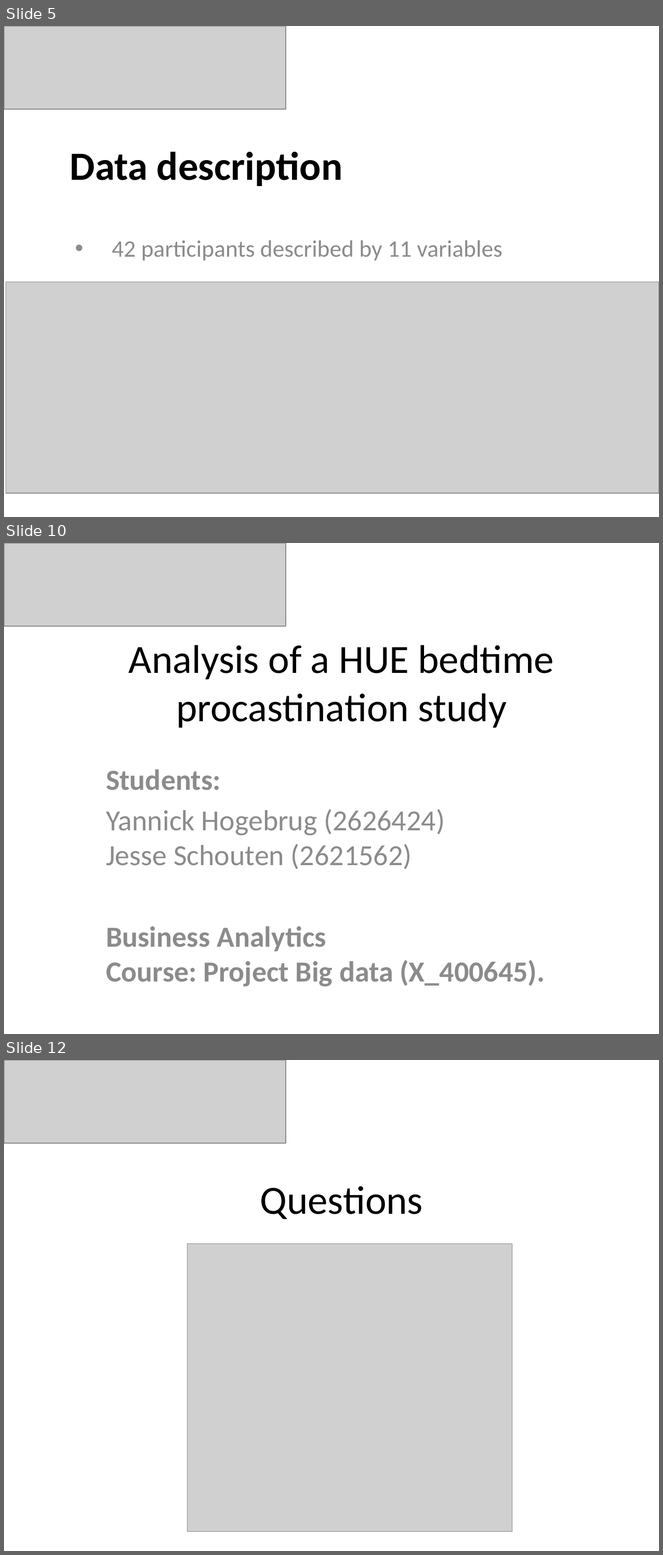
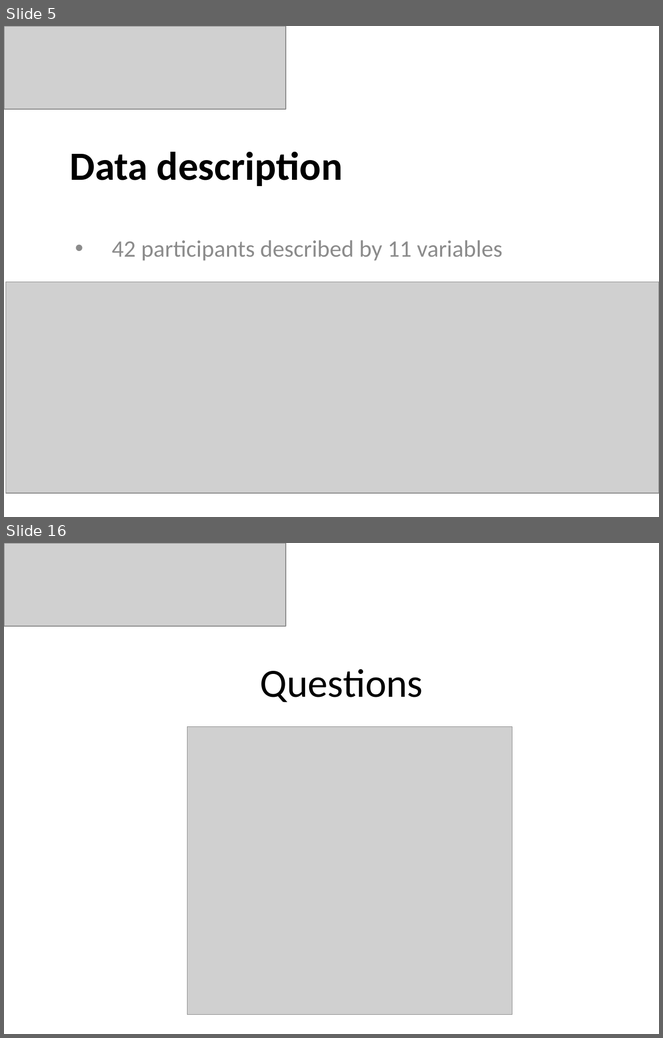
Before and after one commit to JesseSchouten/Project_Big_Data, a slide deck: Report/Presentation.pptx. Shown one above the other, each under a label of ours: slides 5, 10 and 12 before the commit, slides 5 and 16 after it; the slides between them are not shown. The pictures are 663x1555 and 663x1038 pixels, drawn with LibreOffice and Linux fonts; fonts in the diff are those of the drawing; grey boxes stand for pictures. Boxes give left, top, right and bottom in pixels: in the first picture for what was removed or moved away, otherwise in the second. Text is boxed around its words. In the diff, an @@ line names an element or a change of style, - is before the commit and + after.

```diff
--- a/Report/Presentation.pptx
+++ b/Report/Presentation.pptx
@@ slide 10 removed at bbox=[4, 543, 659, 1034], background #FFFFFF @@
@@ picture removed at bbox=[4, 543, 286, 626] @@
@@ title removed at bbox=[129, 645, 554, 728] @@
-Analysis of a HUE bedtime procastination study
@@ subtitle removed at bbox=[106, 770, 545, 987] @@
-Students:
-Yannick Hogebrug (2626424)
-Jesse Schouten (2621562)
-Business Analytics
-Course: Project Big data (X_400645).
@@ what was slide 12 is now slide 16 @@
```
Also in this commit, not shown: 3 slides changed, 9 slides added, 4 other slides removed, 1 other file.
